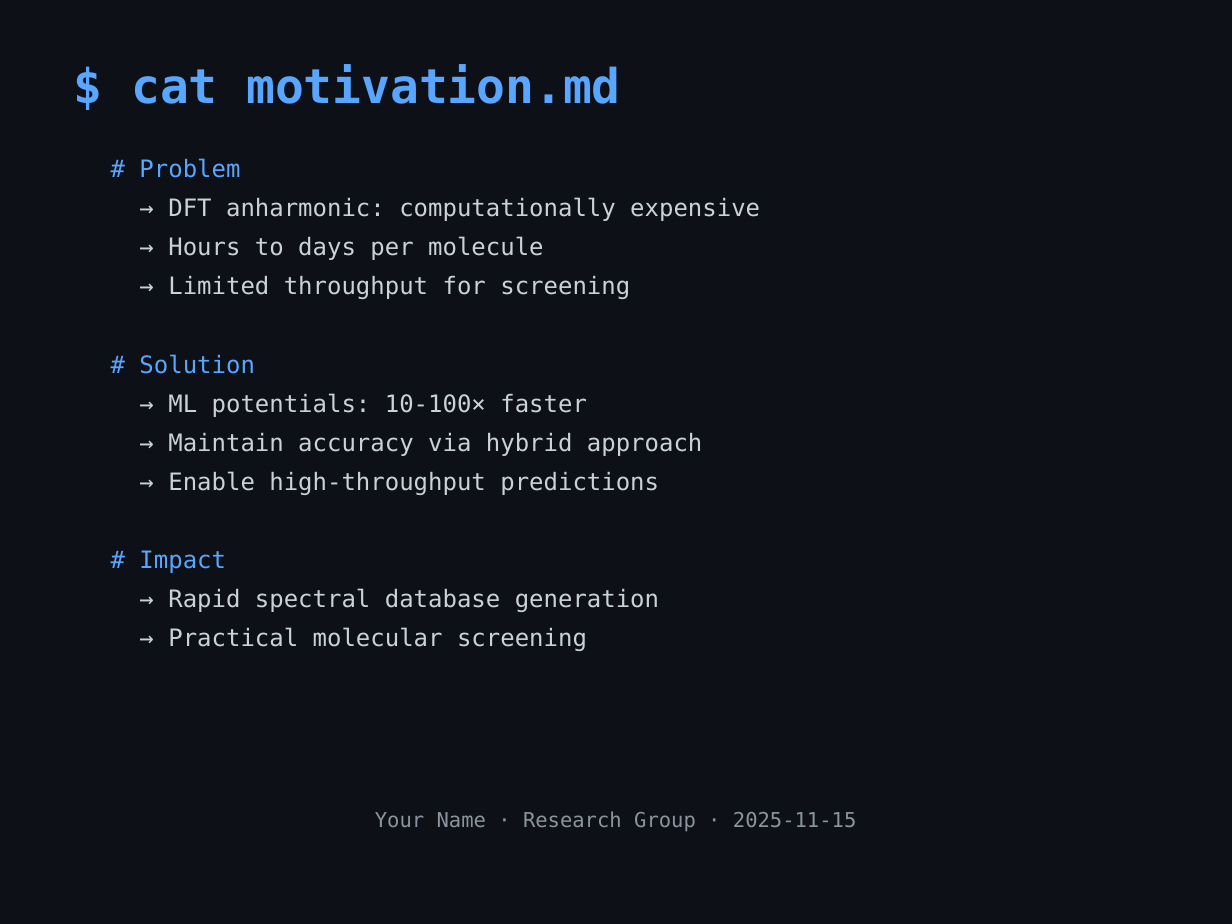
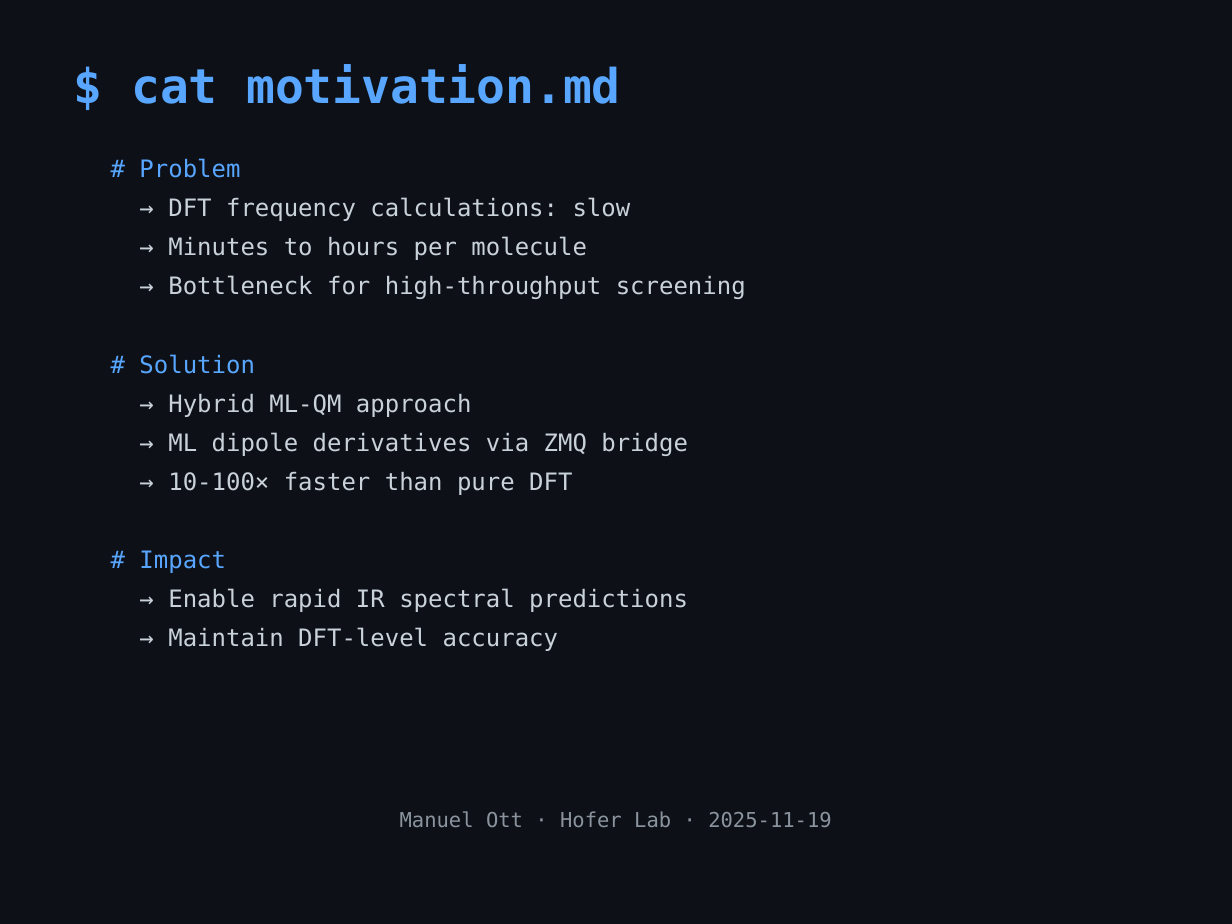
Before and after one commit to mott91/mace_gaussian_interface, a slide deck: slide 2 of presentation/mace_gaussian_presentation.pptx. Drawn at 1232x924 pixels with LibreOffice and Linux fonts; fonts in the diff are those of the drawing. Boxes give left, top, right and bottom in pixels: in the first picture for what was removed or moved away, otherwise in the second. Text is boxed around its words. In the diff, an @@ line names an element or a change of style, - is before the commit and + after.

```diff
--- a/presentation/mace_gaussian_presentation.pptx
+++ b/presentation/mace_gaussian_presentation.pptx
@@ text at box(168, 197, 746, 299): text changed @@
-→ DFT anharmonic: computationally expensive
-→ Hours to days per molecule
-→ Limited throughput for screening
+→ DFT frequency calculations: slow
+→ Minutes to hours per molecule
+→ Bottleneck for high-throughput screening
@@ text at box(168, 394, 688, 495): text changed @@
-→ ML potentials: 10-100× faster
-→ Maintain accuracy via hybrid approach
-→ Enable high-throughput predictions
+→ Hybrid ML-QM approach
+→ ML dipole derivatives via ZMQ bridge
+→ 10-100× faster than pure DFT
@@ text at box(168, 588, 688, 651): text changed @@
-→ Rapid spectral database generation
-→ Practical molecular screening
+→ Enable rapid IR spectral predictions
+→ Maintain DFT-level accuracy
@@ text at box(400, 811, 831, 827): text changed @@
-Your Name · Research Group · 2025-11-15
+Manuel Ott · Hofer Lab · 2025-11-19
```
Also in this commit, not shown: 9 other slides changed, 1 slide added, 1 slide removed, 1 other file.
